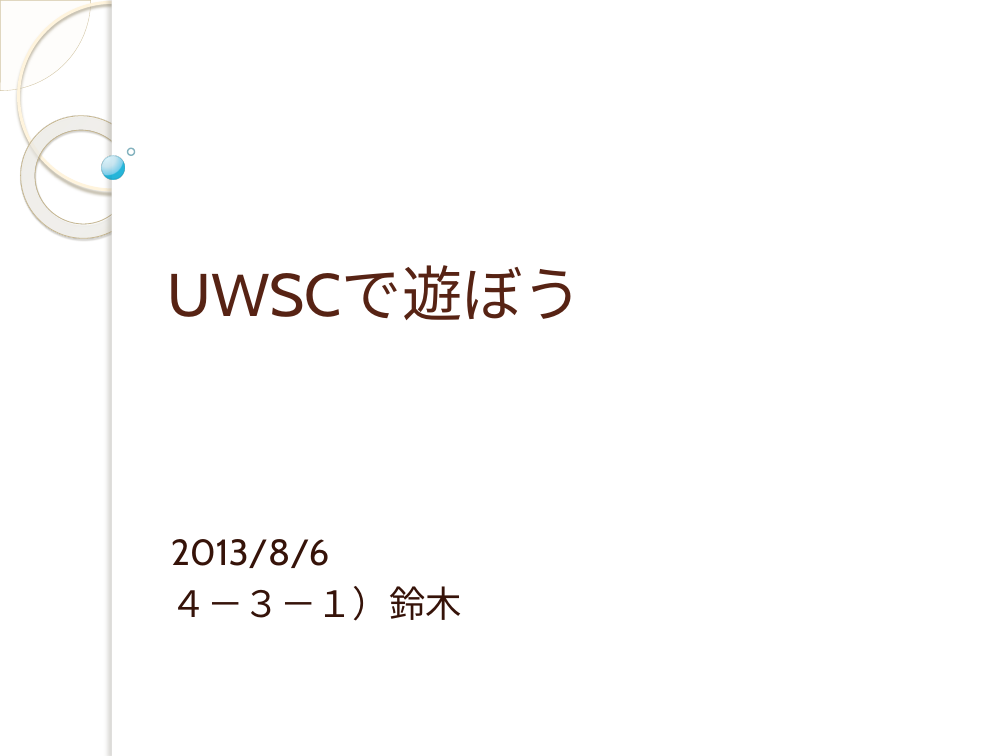
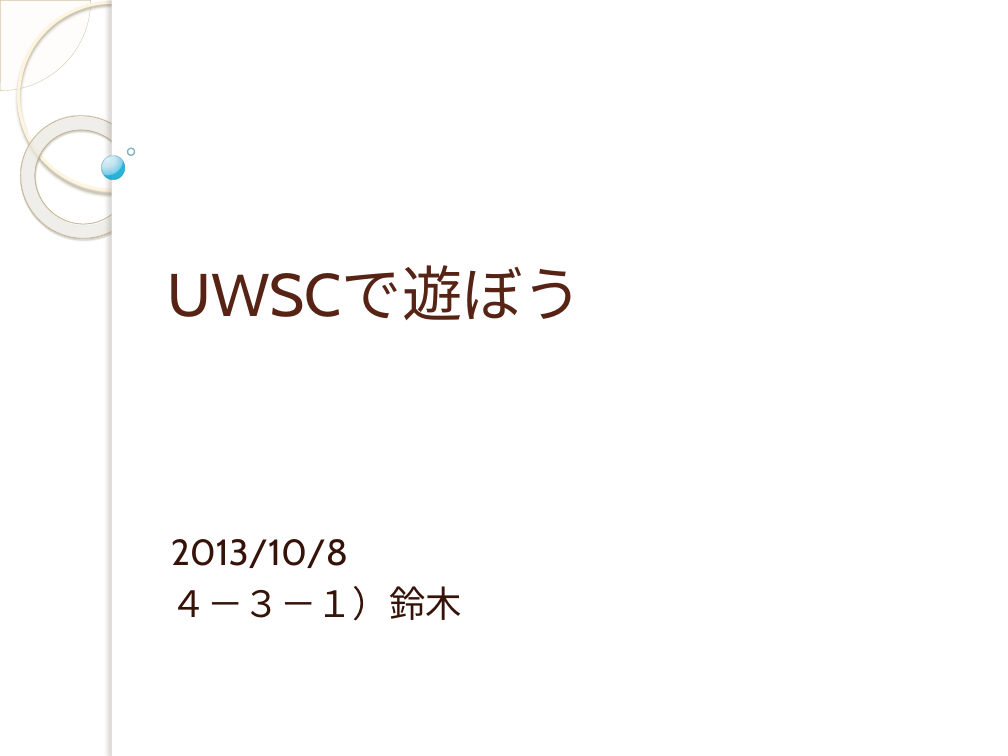
Before and after one commit to yuridonus/FEstudy, a slide deck: slide 1 of uwsc.pptx. Drawn at 1008x756 pixels with LibreOffice and Linux fonts; fonts in the diff are those of the drawing; background and template pictures are left out. Boxes give left, top, right and bottom in pixels: in the first picture for what was removed or moved away, otherwise in the second. Text is boxed around its words. In the diff, an @@ line names an element or a change of style, - is before the commit and + after.

```diff
--- a/uwsc.pptx
+++ b/uwsc.pptx
@@ subtitle at box(171, 539, 348, 568): text changed @@
-2013/8/6
+2013/10/8
```
Also in this commit, not shown: 2 other slides changed, 7 slides added, 27 slides removed, 1 other file.
